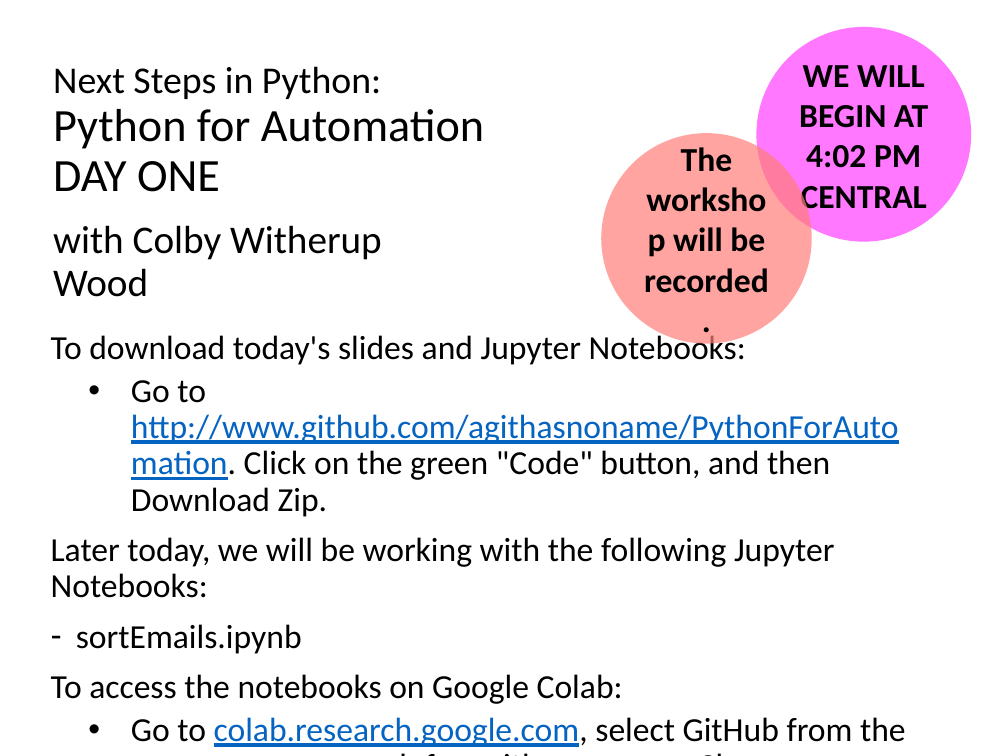
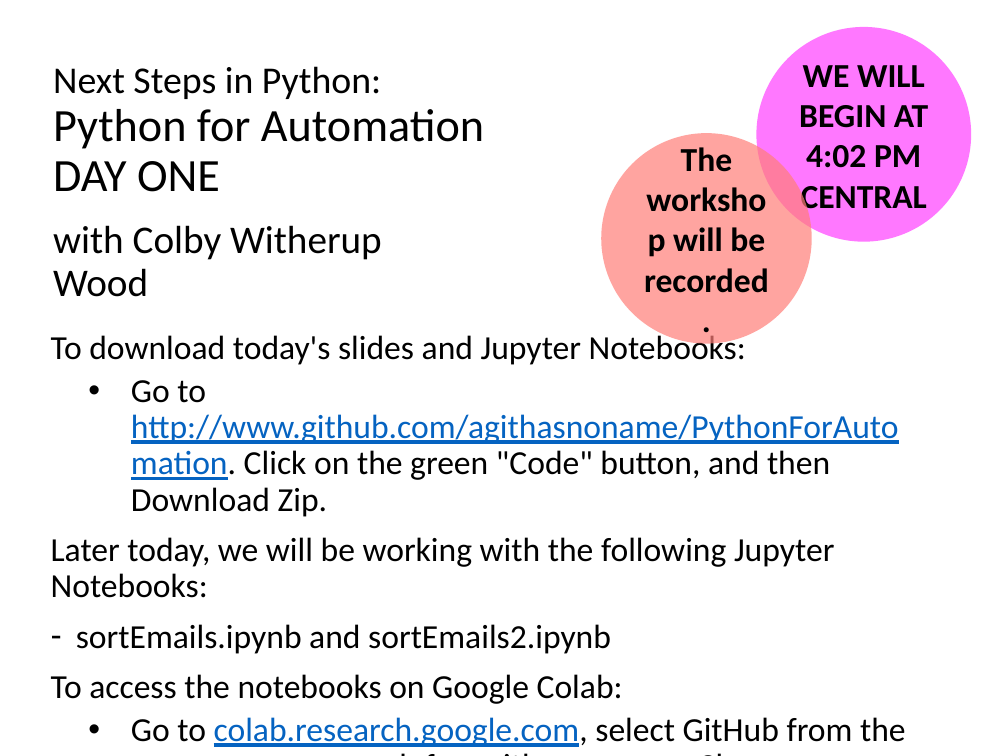
Before and after one commit to aGitHasNoName/PythonForAutomation, a slide deck: slide 1 of Day1Slides.pptx. Drawn at 1008x756 pixels with LibreOffice and Linux fonts; fonts in the diff are those of the drawing. Boxes give left, top, right and bottom in pixels: in the first picture for what was removed or moved away, otherwise in the second. Text is boxed around its words. In the diff, an @@ line names an element or a change of style, - is before the commit and + after.

Commit message:
added notebooks to slides

```diff
--- a/Day1Slides.pptx
+++ b/Day1Slides.pptx
@@ text at <box>76,624,611,654</box>: text changed @@
-– sortEmails.ipynb
+– sortEmails.ipynb and sortEmails2.ipynb
```
